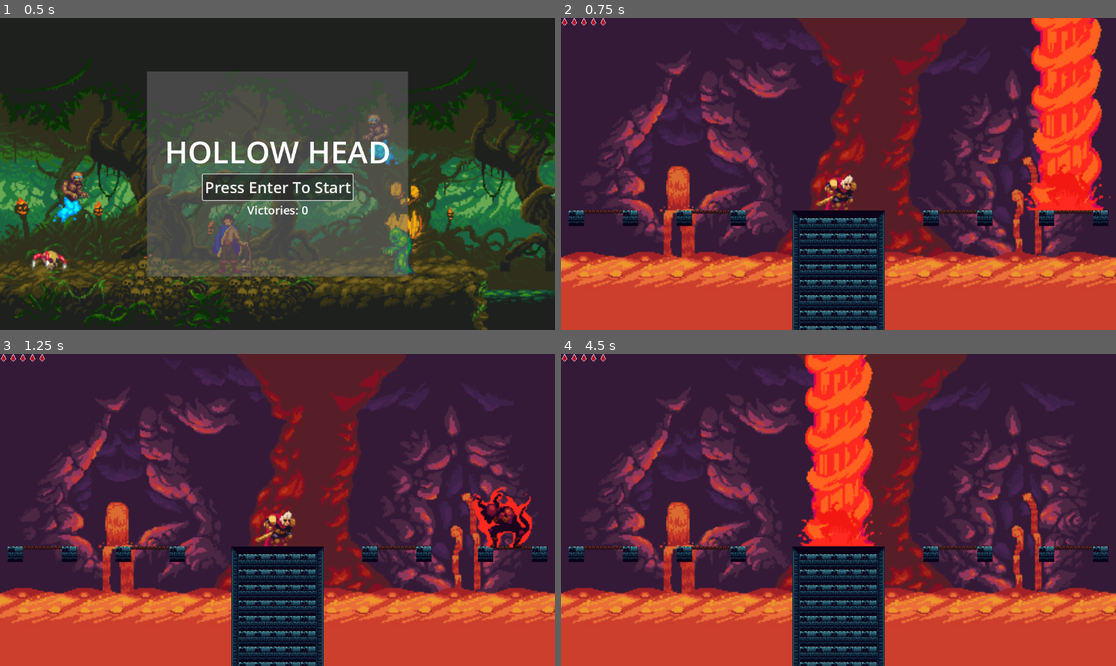
Above: before the commit, frames 1-4 (two rows, left to right).
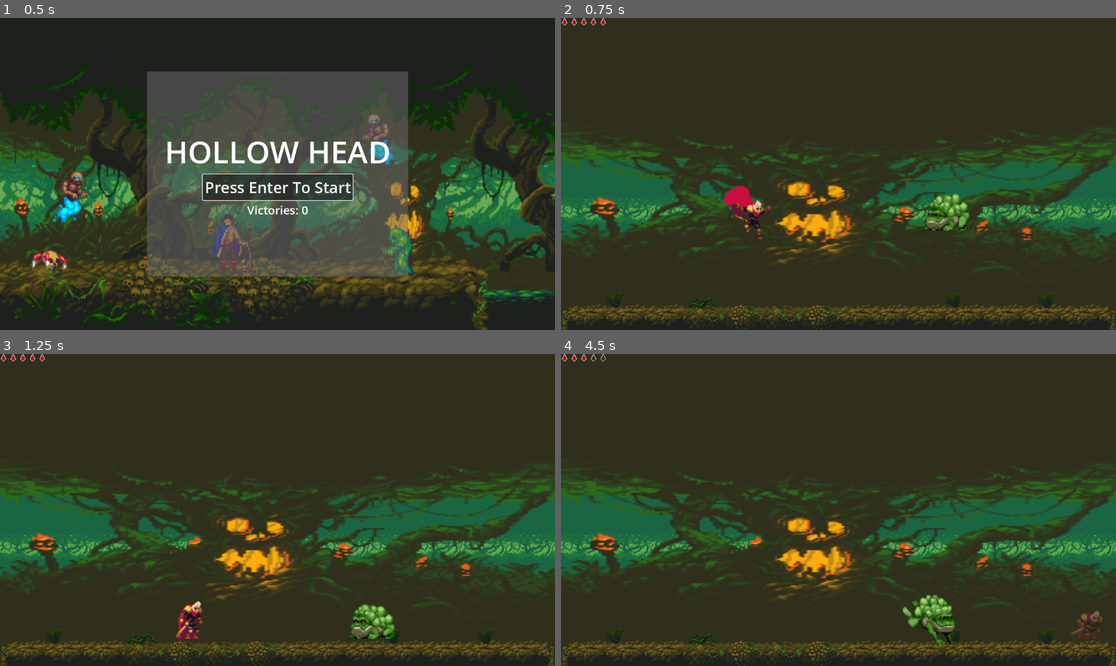
Above: after the commit, the same moments.

Repository: BenJenkyn/interactive-media-final-project
Game: Godot game, scene res://scenes/main.tscn
The game is run twice, just before and just after one commit, with the same random seed, the same clock (stepped at 60 frames per second) and the same inputs.
Inputs:
- Up to frame 1 (0.5 s): no input
- Up to frame 2 (0.75 s): click "Press Enter To Start" at 0.5 s
- Up to frame 3 (1.25 s): no input
- Up to frame 4 (4.5 s): hold D (move_right) 1.28-2.78 s; tap Space (attack) at 1.35, 3.6 s; tap Up (jump) at 1.52, 2.27, 3.77 s; tap Shift (dodge) at 2.1, 4.35 s; hold A (move_left) 2.78-3.53 s; tap Q (throw) at 2.85 s; hold D (move_right) from 3.53 s (still down)

Frame 1 is identical in both runs. In frame 2, 100% of the frame differs, in the area x 0-100%, y 0-100%; in frame 3, 100%; in frame 4, 100%.

Commit message:
Update main_menu.gd

Diff:
--- a/hollow-head/scenes/levels/main_menu.gd
+++ b/hollow-head/scenes/levels/main_menu.gd
@@ -16,4 +16,4 @@
 	pass
 
 func _on_start_pressed():
-	level_state.change_state(level_state.LevelStateEnum.LEVEL3)
+	level_state.change_state(level_state.LevelStateEnum.LEVEL1)
